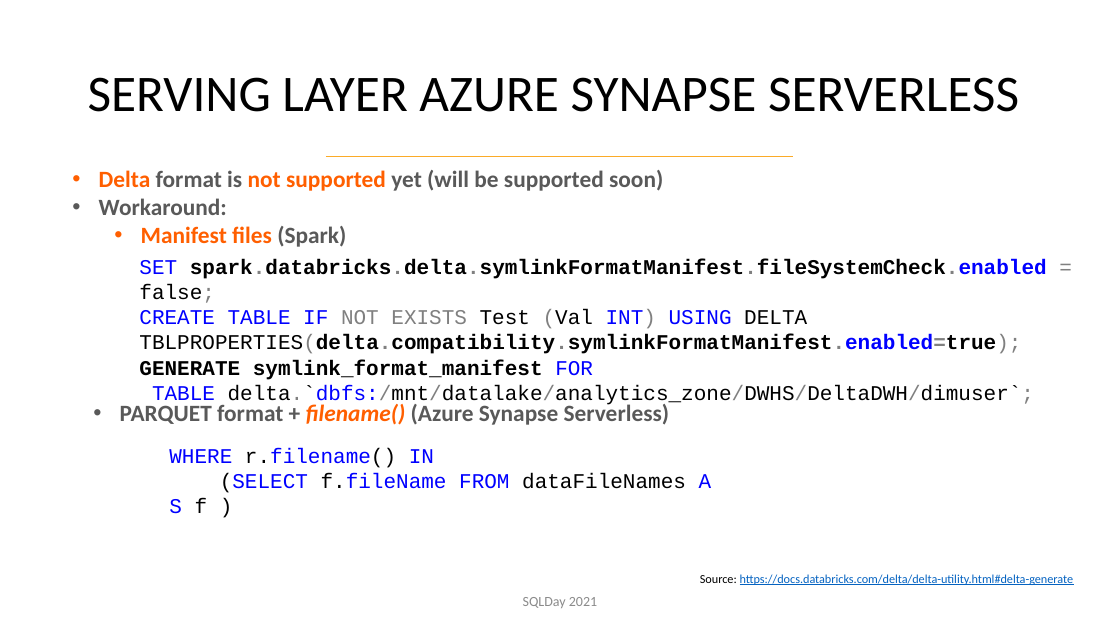
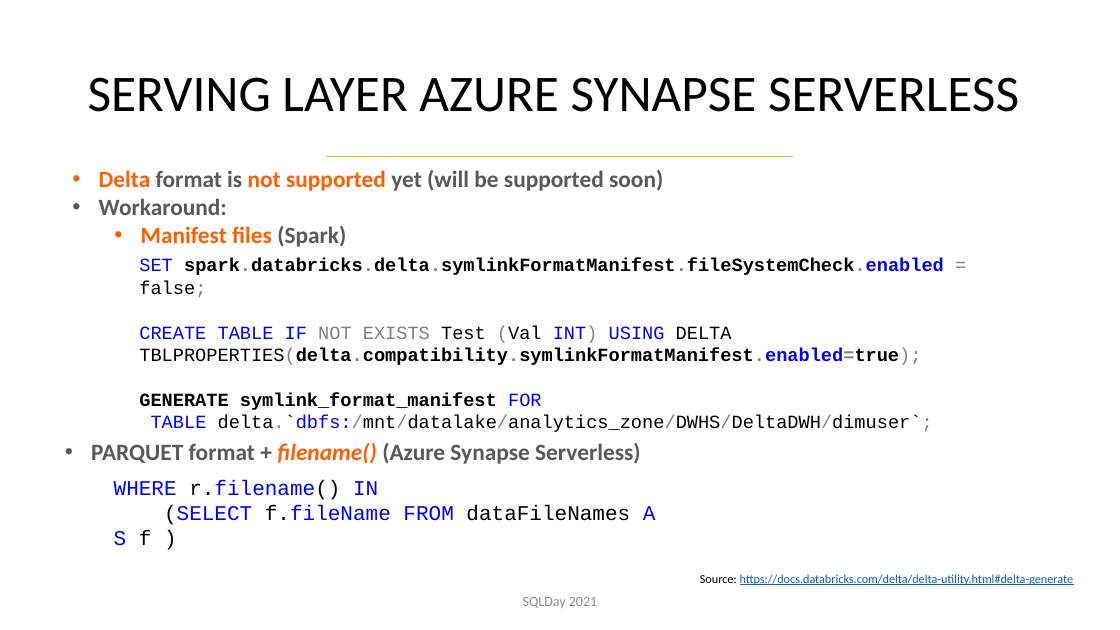
Before and after one commit to cloud4yourdata/CommunityEvents, a slide deck: slide 13 of SQLDay2021/misc/sqlday2021_tk_datalakehouse.pptx. Drawn at 1120x630 pixels with LibreOffice and Linux fonts; fonts in the diff are those of the drawing; background and template pictures are left out. Boxes give left, top, right and bottom in pixels: in the first picture for what was removed or moved away, otherwise in the second. Text is boxed around its words. In the diff, an @@ line names an element or a change of style, - is before the commit and + after.

```diff
--- a/SQLDay2021/misc/sqlday2021_tk_datalakehouse.pptx
+++ b/SQLDay2021/misc/sqlday2021_tk_datalakehouse.pptx
@@ text "SET spark.databricks.delta.symlinkFormatManifest.fileSystemC ..." at (139, 258, 944, 432): size 18 to 16 pt @@
@@ text "PARQUET format + filename() (Azure ...": place and size @@
-text "PARQUET format + filename() (Azure ..." at (120, 401, 670, 425)
+text "PARQUET format + filename() (Azure ..." at (91, 443, 641, 464)
@@ text "WHERE r.filename() IN": place and size @@
-text "WHERE r.filename() IN" at (169, 448, 686, 513)
+text "WHERE r.filename() IN" at (114, 480, 630, 545)
```
Also in this commit, not shown: 9 other slides changed, 46 other files.
